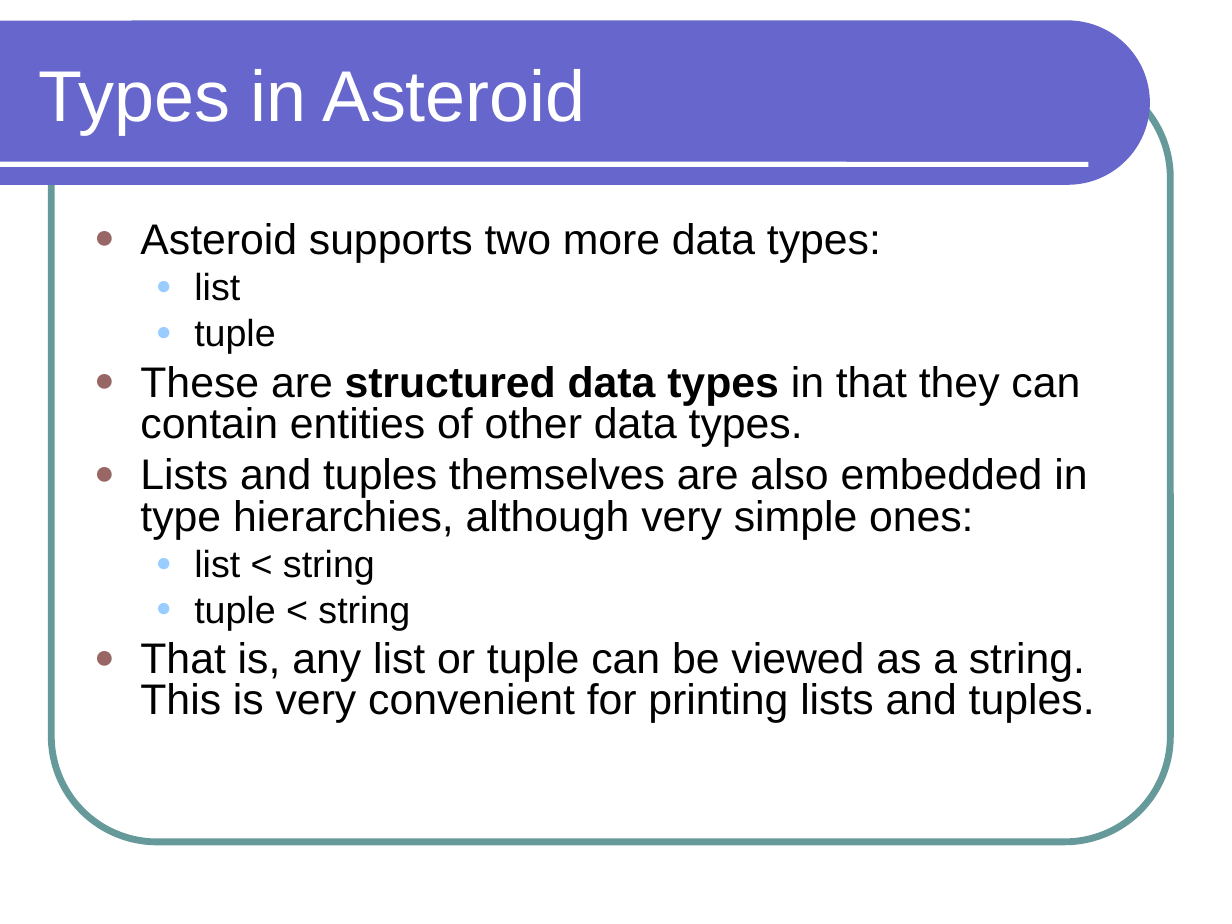
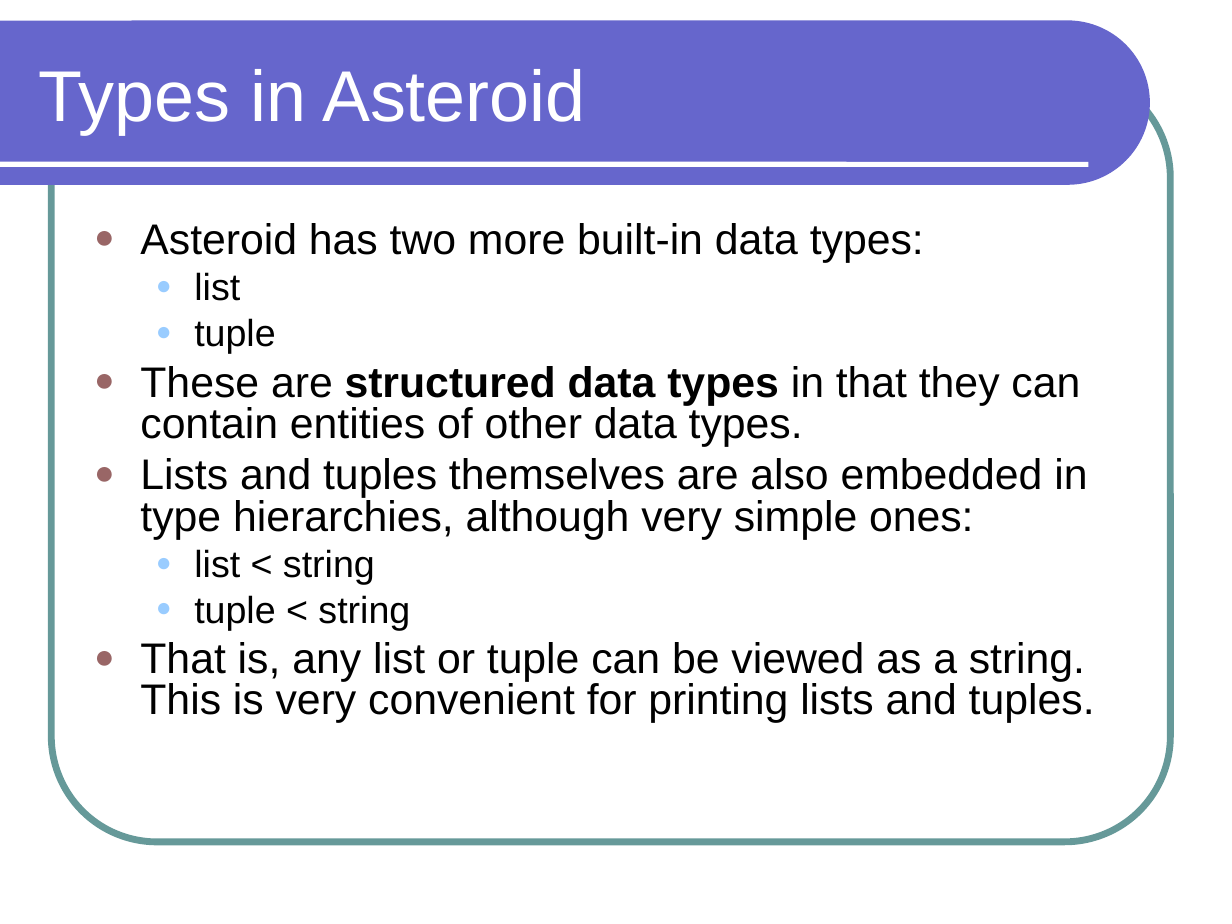
Before and after one commit to lutzhamel/CSC301, a slide deck: slide 9 of notes/csc301-ln002.ppt (slide 8 before the commit). Drawn at 1232x924 pixels with LibreOffice and Linux fonts; fonts in the diff are those of the drawing. Boxes give left, top, right and bottom in pixels: in the first picture for what was removed or moved away, otherwise in the second. Text is boxed around its words. In the diff, an @@ line names an element or a change of style, - is before the commit and + after.

Commit message:
moving to Asteroid

```diff
--- a/notes/csc301-ln002.ppt
+++ b/notes/csc301-ln002.ppt
@@ text at bbox=[140, 223, 924, 263]: text changed @@
-● Asteroid supports two more data types:
+● Asteroid has two more built-in data types:
```
Also in this commit, not shown: 1 other slide changed, 3 slides added, 2 other files.
